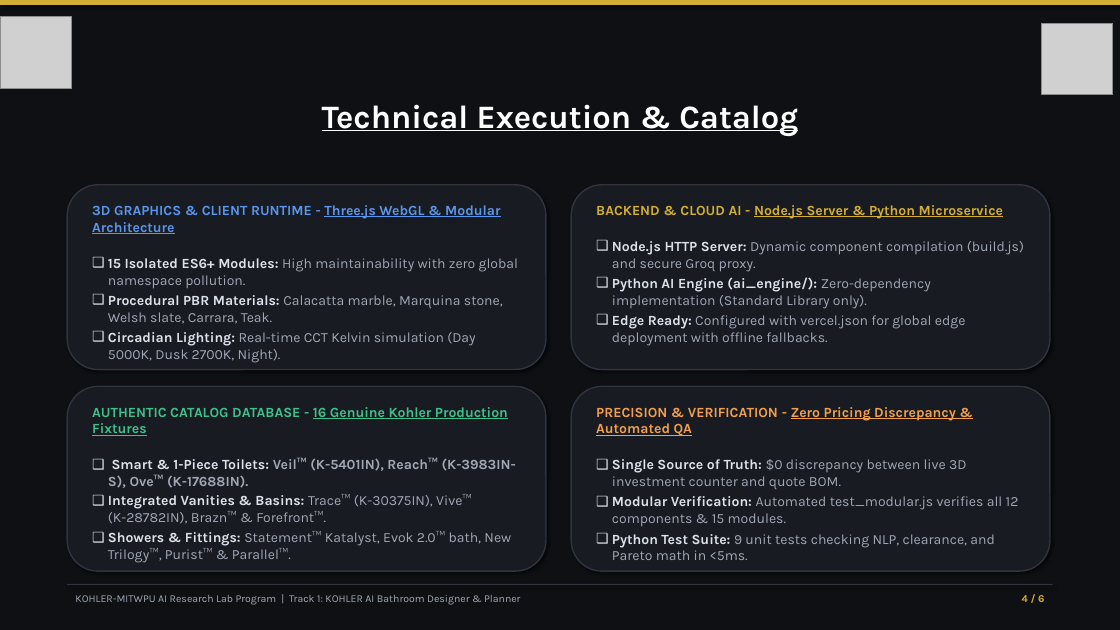
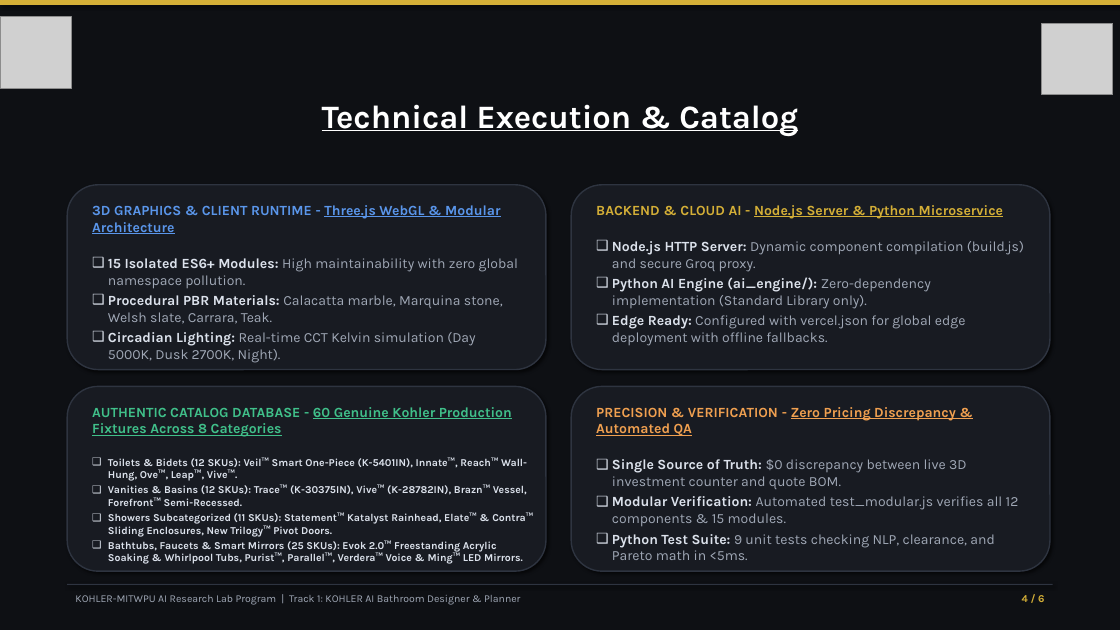
Before and after one commit to krishbhensdadia21/ai-bathroom-designer, a slide deck: slide 4 of assets/Presentation Deck/KOHLER_AI_Bathroom_Designer.pptx. Drawn at 1120x630 pixels with LibreOffice and Linux fonts; fonts in the diff are those of the drawing; grey boxes stand for pictures. Boxes give left, top, right and bottom in pixels: in the first picture for what was removed or moved away, otherwise in the second. Text is boxed around its words. In the diff, an @@ line names an element or a change of style, - is before the commit and + after.

Commit message:
docs(deck): update Presentation Deck with latest KOHLER_AI_Bathroom_Designer.pptx

```diff
--- a/assets/Presentation Deck/KOHLER_AI_Bathroom_Designer.pptx
+++ b/assets/Presentation Deck/KOHLER_AI_Bathroom_Designer.pptx
@@ text at [92, 407, 533, 564]: text changed; size 12 to 9 pt; text colour #A0A8B6 to #DCE2EC @@
-AUTHENTIC CATALOG DATABASE - 16 Genuine Kohler Production Fixtures
-❑ Smart & 1-Piece Toilets: Veil™ (K-5401IN), Reach™ (K-3983IN-S), Ove™ (K-17688IN).
-❑ Integrated Vanities & Basins: Trace™ (K-30375IN), Vive™ (K-28782IN), Brazn™ & Forefront™.
-❑ Showers & Fittings: Statement™ Katalyst, Evok 2.0™ bath, New Trilogy™, Purist™ & Parallel™.
+AUTHENTIC CATALOG DATABASE - 60 Genuine Kohler Production Fixtures Across 8 Categories
+❑ Toilets & Bidets (12 SKUs): Veil™ Smart One-Piece (K-5401IN), Innate™, Reach™ Wall-Hung, Ove™, Leap™, Vive™.
+❑ Vanities & Basins (12 SKUs): Trace™ (K-30375IN), Vive™ (K-28782IN), Brazn™ Vessel, Forefront™ Semi-Recessed.
+❑ Showers Subcategorized (11 SKUs): Statement™ Katalyst Rainhead, Elate™ & Contra™ Sliding Enclosures, New Trilogy™ Pivot Doors.
+❑ Bathtubs, Faucets & Smart Mirrors (25 SKUs): Evok 2.0™ Freestanding Acrylic Soaking & Whirlpool Tubs, Purist™, Parallel™, Verdera™ Voice & Ming™ LED Mirrors.
```
Also in this commit, not shown: 2 other slides changed.
